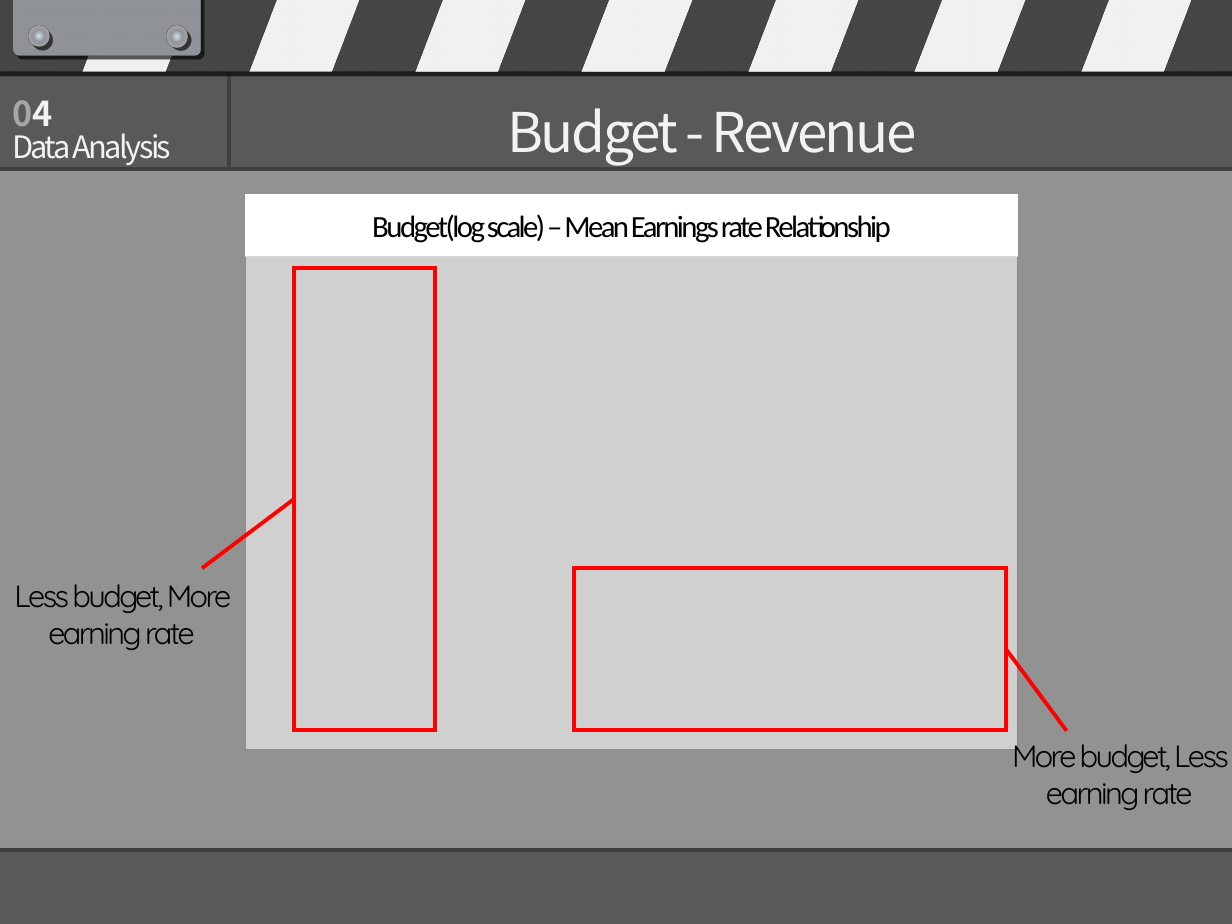
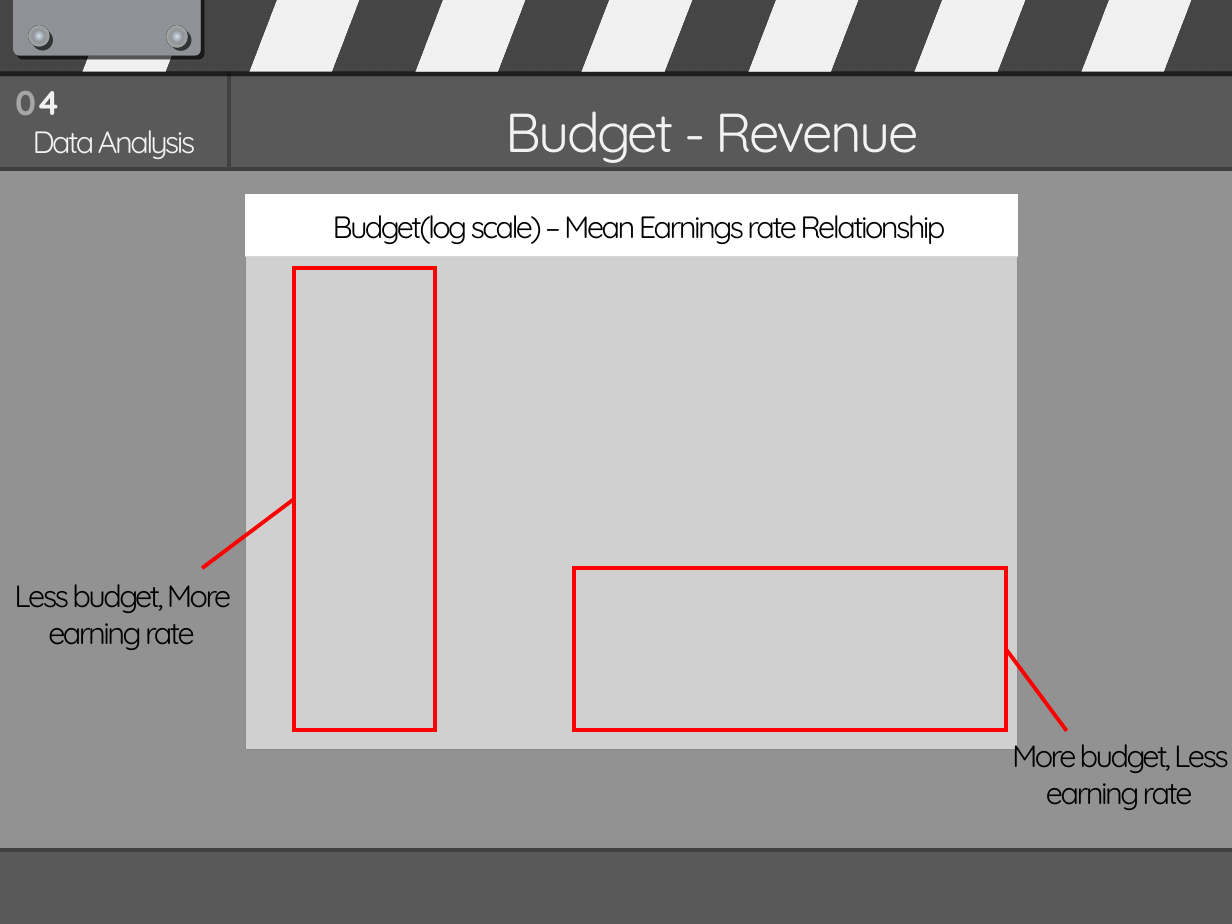
Before and after one commit to asmath472/21SRproject, a slide deck: slide 19 of R final presentation.pptx (slide 15 before the commit). Drawn at 1232x924 pixels with LibreOffice and Linux fonts; fonts in the diff are those of the drawing; grey boxes stand for pictures. Boxes give left, top, right and bottom in pixels: in the first picture for what was removed or moved away, otherwise in the second. Text is boxed around its words. In the diff, an @@ line names an element or a change of style, - is before the commit and + after.

```diff
--- a/R final presentation.pptx
+++ b/R final presentation.pptx
@@ text "04" at (15,91,60,115): font Noto Sans CJK KR to Quicksand @@
@@ text "04": place and size @@
-text "04" at (12,100,52,126)
+text "04" at (15,91,60,115)
@@ text "Data Analysis": place and size @@
-text "Data Analysis" at (12,133,171,165)
+text "Data Analysis" at (33,130,196,159)
@@ text "Data Analysis" at (33,130,196,159): font Noto Sans CJK KR to Quicksand; alignment left to centre @@
@@ text "Budget - Revenue" at (505,111,919,163): font Noto Sans CJK KR to Quicksand @@
@@ text "Budget(log scale) – Mean Earnings ...": place and size @@
-text "Budget(log scale) – Mean Earnings ..." at (372,214,891,243)
+text "Budget(log scale) – Mean Earnings ..." at (333,215,945,244)
@@ text "Budget(log scale) – Mean Earnings ..." at (333,215,945,244): font Calibri to Quicksand @@
```
Also in this commit, not shown: 12 other slides changed, 8 slides added, 2 slides removed.
